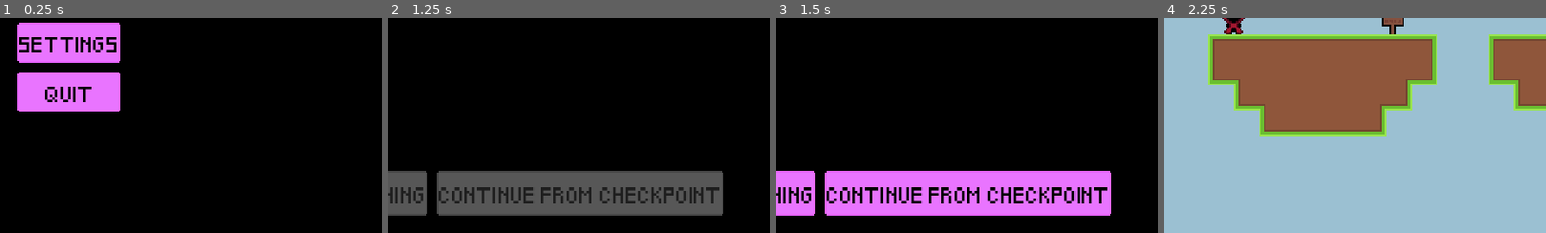
Above: before the commit, frames 1-4 (left to right).
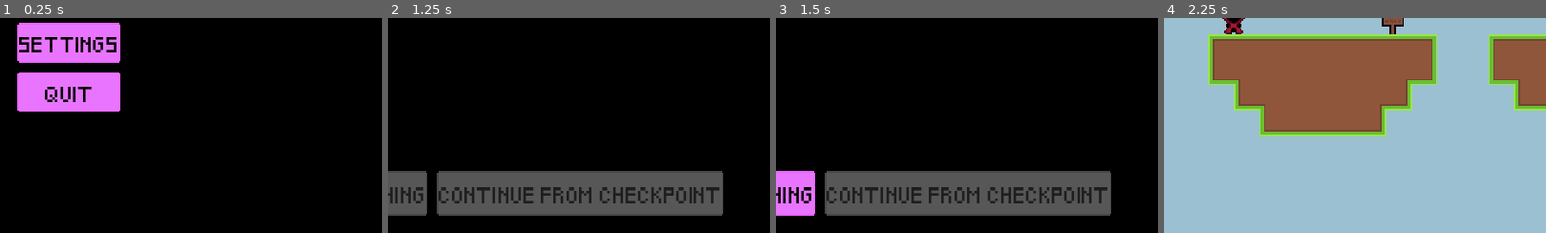
Above: after the commit, the same moments.

Repository: StormLight14/void-ascender
Game: Godot game, scene res://ui/menu/menu_ui.tscn
The game is run twice, just before and just after one commit, with the same random seed, the same clock (stepped at 60 frames per second) and the same inputs. Sound files missing from this copy of the repository are replaced by a short silence.
Inputs:
- Up to frame 1 (0.25 s): no input
- Up to frame 2 (1.25 s): click "LEVELS" at 0.5 s
- Up to frame 3 (1.5 s): click "Tutorial Level" at 1.25 s
- Up to frame 4 (2.25 s): click "START FROM BEGINNING" at 2 s
The pictures show only the part of the screen within x 41-91%, y 50-100%; the shares and areas given below are measured in that part.

Frames 1-2 are identical in both runs. In frame 3, 16% of the frame differs, in the area x 12-88%, y 71-92%; in frame 4, nothing differs.

Commit message:
continue button disabled if cant continue

Diff:
--- a/ui/level_select.gd
+++ b/ui/level_select.gd
@@ -15,7 +15,10 @@
 	Global.current_level = level
 	level_scene = scene
 	%Start.disabled = false
-	%Continue.disabled = false
+	if Global.level_data[level].last_checkpoint:
+		%Continue.disabled = false
+	else:
+		%Continue.disabled = true
 
 func _on_start_pressed():
 	get_tree().change_scene_to_packed(level_scene)
